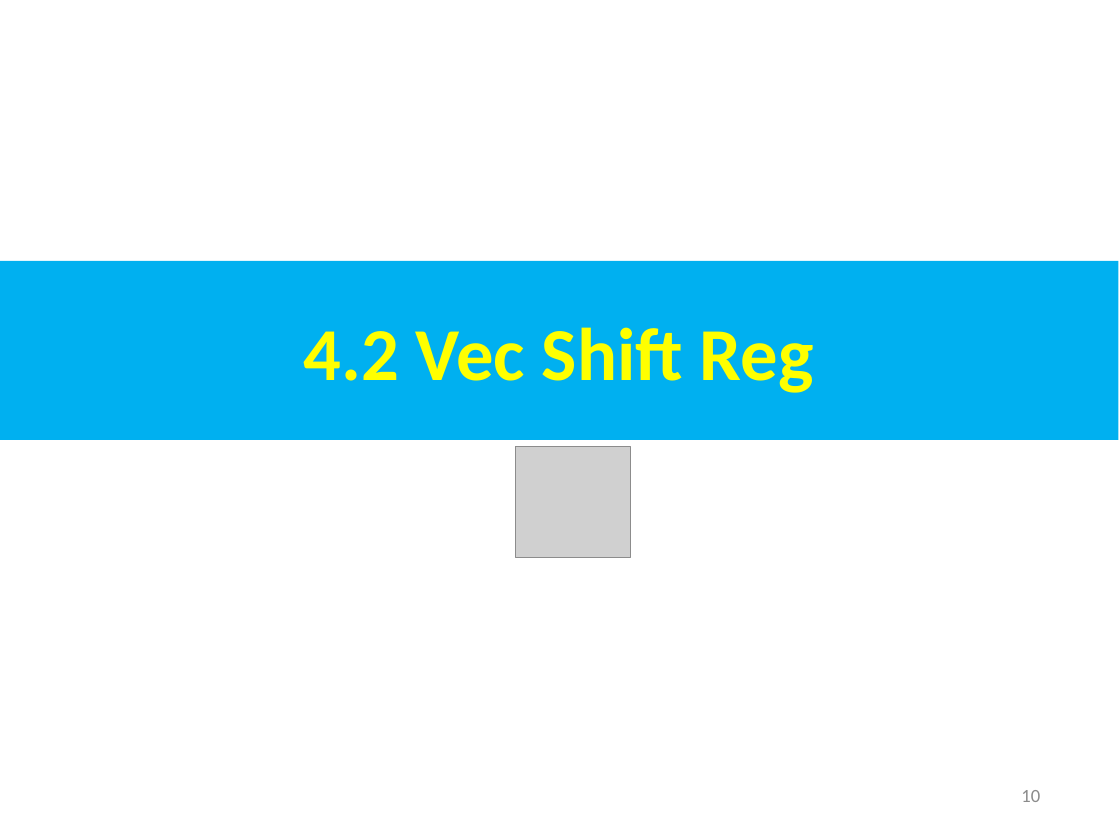
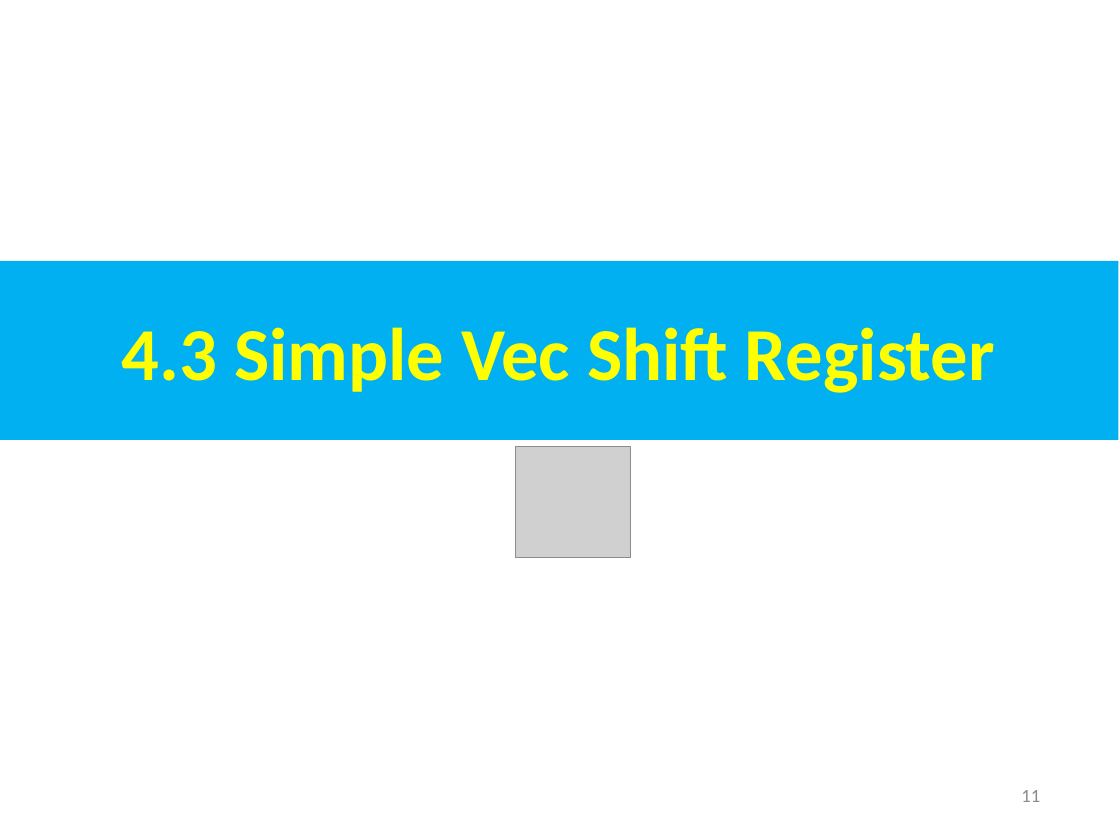
Before and after one commit to peterhchen/AIU_CS800_Chisel, a slide deck: slide 11 of 700_Dev_Guide/004_Module/000_Video/004_Module.ppt (slide 10 before the commit). Drawn at 1120x840 pixels with LibreOffice and Linux fonts; fonts in the diff are those of the drawing; grey boxes stand for pictures. Boxes give left, top, right and bottom in pixels: in the first picture for what was removed or moved away, otherwise in the second. Text is boxed around its words. In the diff, an @@ line names an element or a change of style, - is before the commit and + after.

```diff
--- a/700_Dev_Guide/004_Module/000_Video/004_Module.ppt
+++ b/700_Dev_Guide/004_Module/000_Video/004_Module.ppt
@@ text in rectangle at <box>122,327,995,393</box>: text changed @@
-4.2 Vec Shift Reg
+4.3 Simple Vec Shift Register
@@ page number at <box>1021,790,1040,802</box>: text changed @@
-10
+11
```
Also in this commit, not shown: 9 other slides changed, 14 slides added.
